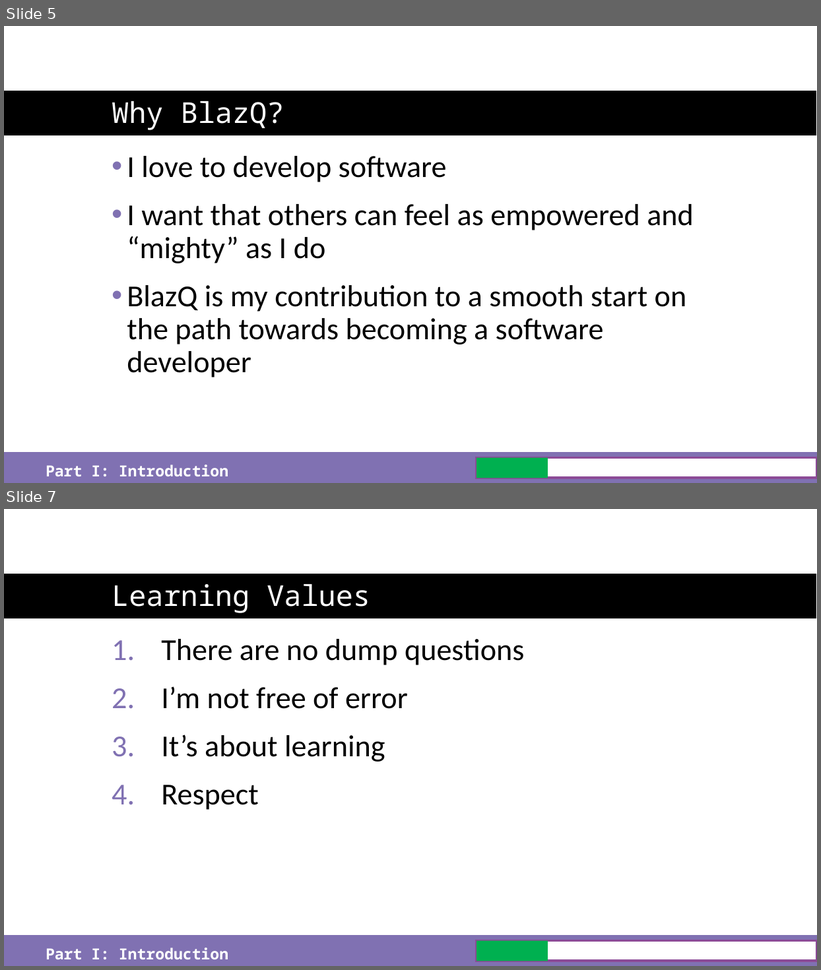
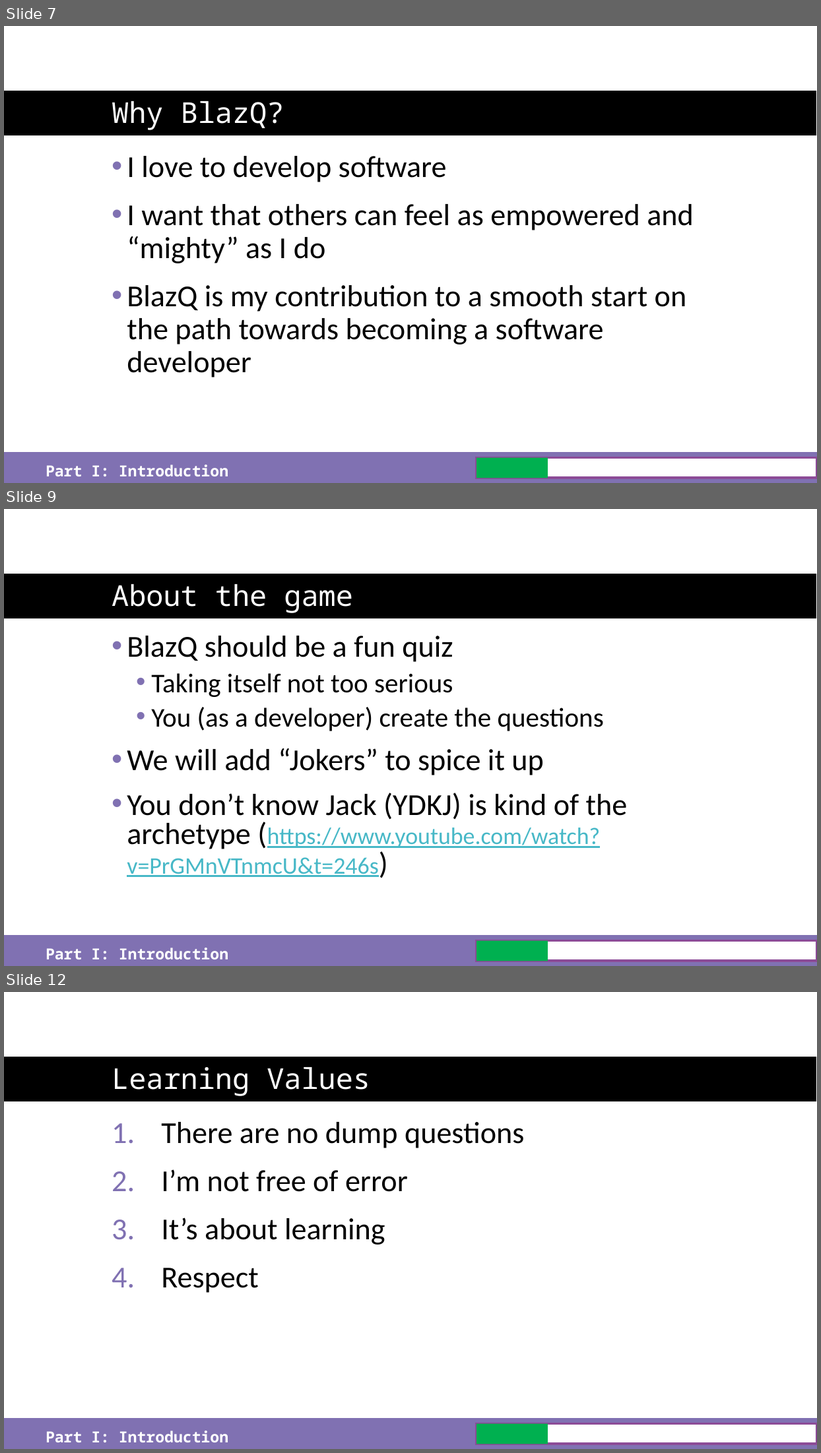
Before and after one commit to just-the-benno/BlazQ, a slide deck: episode1/media/slides-episode-1.pptx. Shown one above the other, each under a label of ours: slides 5 and 7 before the commit, slides 7, 9 and 12 after it; the slides between them are not shown. The pictures are 821x970 and 821x1453 pixels, drawn with LibreOffice and Linux fonts; fonts in the diff are those of the drawing; background and template pictures are left out. Boxes give left, top, right and bottom in pixels: in the first picture for what was removed or moved away, otherwise in the second. Text is boxed around its words. In the diff, an @@ line names an element or a change of style, - is before the commit and + after.

```diff
--- a/episode1/media/slides-episode-1.pptx
+++ b/episode1/media/slides-episode-1.pptx
@@ slide 9 added at (4,509,817,966), background #FFFFFF; not listed: 2 template elements that a slide beside it also shows @@
@@ title added at (112,584,353,613), 34 pt, text #FFFFFF @@
+About the game
@@ text added at (127,636,628,877), 36 pt, text #000000 @@
+• BlazQ should be a fun quiz
+  • Taking itself not too serious
+  • You (as a developer) create the questions
+• We will add “Jokers” to spice it up
+• You don’t know Jack (YDKJ) is kind of the archetype (https://www.youtube.com/watch?v=PrGMnVTnmcU&t=246s)
@@ rectangle added at (477,941,817,961), fill #FFFFFF, outline #8C4B97 3 pt @@
@@ rectangle added at (477,941,548,961), fill #00B050 @@
@@ text added at (46,948,228,960), 18 pt, text #FFFFFF, bold @@
+Part I: Introduction
@@ what was slide 5 is now slide 7 @@
@@ what was slide 7 is now slide 12 @@
```
Also in this commit, not shown: 5 slides changed, 4 other slides added, 1 slide removed, 3 other files.
